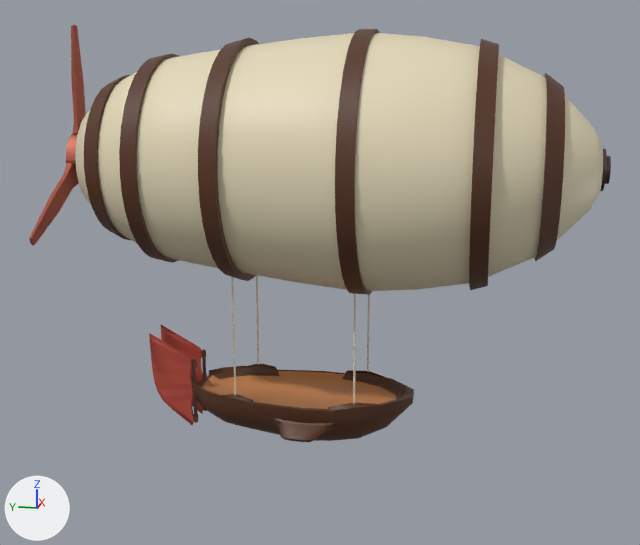
An edit to the Blender file Assets/WIP/Models/Airship/Airship.blend, drawn before and after from the same camera.
Both versions are drawn from a 50 mm camera at (-75.0, -18.3, 39.4) aimed at (0.1, -3.3, 20.6). The axes (+X, +Y, +Z) are drawn at lower left. The lights are the same throughout.

Names of what the first picture shows: 'Balloon', 'Fin1', 'Fin2', 'Propeller', 'Ship'.
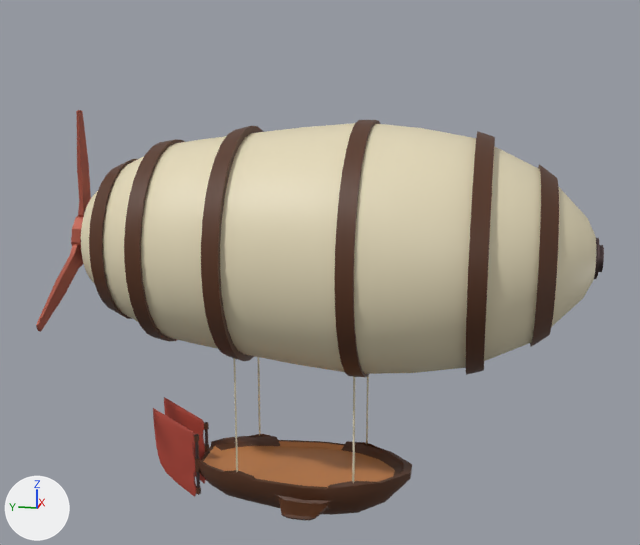
Where the newer file only moved an object's origin or applied its transform, the numbers keep the older frame.

Edits to the bpy script that builds the scene:
```text
Change me_cylinder_002:
    where me_cylinder_002.from_pydata(...)  # 1248 vertices, 1038 faces; spans x -1.12..1.12, y -1.12..1.12, z -1.06..1.24
    used by ob_balloon; location = (0.0, -1.81, 30.33); rotation_euler = (1.571, 0.0, 0.0), in degrees (90, 0, 0); scale = (9.87, 9.87, 20.4)
    me_cylinder_002 part 1: the whole mesh is moved by (0.0, -0.75, 0.0)
Change me_circle:
    used by ob_propeller; location = (-0.01, 18.7, 30.31); scale = (1.73, 1.73, 1.73)
    remove me_circle.from_pydata(...)  # 168 vertices, 156 faces, 12 loose edges; spans x -5.89..5.89, y -0.27..0.23, z -3.53..6.72
    add me_circle.from_pydata(...)  # 168 vertices, 156 faces, 12 loose edges; spans x -5.89..5.89, y -0.27..0.23, z -7.79..2.46
    me_circle part 2: 168 vertices removed from x -5.89..5.89, y -0.27..0.23, z -3.53..6.72; 168 vertices added at x -5.89..5.89, y -0.27..0.23, z -7.79..2.46
Change me_cylinder_009:
    where me_cylinder_009.from_pydata(...)  # 311 vertices, 284 faces; spans x -3.2..-0.6, y -1.4..26.3, z -1.2..1.8
    used by ob_fin1; location = (1.72, 8.21, 9.1); scale = (0.161, 0.161, 3.0)
    me_cylinder_009 part 3: the loose piece of 160 vertices spanning x -2.9..-0.9, y -0.9..1.1, z -1.0..1.0 is scaled about its middle by (0.161, 0.161, 3), then moved by (1.9, 0.2, 0.0)
    me_cylinder_009 part 4: the loose piece of 115 vertices spanning x -3.0..-0.8, y 1.3..26.3, z -1.2..1.8 is scaled about its middle by (0.161, 0.161, 3), then moved by (1.9, -11.4, 0.6)
Change me_cylinder_010:
    used by ob_fin2; location = (-1.5, 8.21, 9.1); scale = (0.161, 0.161, 3.0)
    remove me_cylinder_010.from_pydata(...)  # 311 vertices, 284 faces; spans x -0.8..1.8, y -1.4..26.3, z -1.2..1.8
    add me_cylinder_010.from_pydata(...)  # 312 vertices, 284 faces; spans x -0.2..0.2, y 0.0..4.4, z -3.4..5.4
    me_cylinder_010 part 5: the loose piece of 160 vertices spanning x -0.5..1.5, y -0.9..1.1, z -1.0..1.0 is scaled about its middle by (0.161, 0.161, 3), then moved by (-0.5, 0.2, 0.0)
    me_cylinder_010 part 6: the loose piece of 115 vertices spanning x -0.6..1.6, y 1.3..26.3, z -1.2..1.8 is scaled about its middle by (0.161, 0.161, 3), then moved by (-0.5, -11.4, 0.6)
    me_cylinder_010 part 7: a new loose piece of 13 vertices spanning x -0.2..0.2, y 0.0..0.5, z -0.7..0.7, in mat_wood (brown #57331d)
    me_cylinder_010 part 8: the loose piece of 12 vertices spanning x -0.8..1.8, y -1.4..1.6, z -0.2..0.2 is deleted
    me_cylinder_010 part 9: 24 vertices removed from x -0.8..1.8, y -1.4..1.6, z -1.0..1.0
Change me_cube_003:
    used by ob_ship; location = (-4.07, 3.52, 10.18); rotation_euler = (1.571, 0.0, 0.785), in degrees (90, 0, 45); scale = (0.0277, -0.277, 0.0277)
    remove me_cube_003.from_pydata(...)  # 627 vertices, 626 faces; spans x -313.0..270.0, y -40.0..19.0, z -62.0..520.0
    add me_cube_003.from_pydata(...)  # 627 vertices, 626 faces; spans x -7.0..7.0, y -10.0..10.0, z -6.0..11.0
    me_cube_003 part 10: the loose piece of 52 vertices spanning x 207.0..212.0, y -40.0..0.0, z 203.0..208.0 is multiplied about its middle by the matrix ((0.242, 0.0, -0.097), (0.097, 0.0, 0.242), (0.0, -0.261, 0.0)), then moved by (-214.0, 25.0, -201.0)
    me_cube_003 part 11: the loose piece of 52 vertices spanning x -67.0..-61.0, y -40.0..0.0, z 476.0..482.0 is multiplied about its middle by the matrix ((0.26, 0.0, -0.021), (0.021, 0.0, 0.26), (0.0, -0.261, 0.0)), then moved by (68.0, 25.0, -474.0)
    me_cube_003 part 12: the loose piece of 52 vertices spanning x -274.0..-269.0, y -40.0..0.0, z 269.0..274.0 is multiplied about its middle by the matrix ((0.239, 0.0, -0.104), (0.104, 0.0, 0.239), (0.0, -0.261, 0.0)), then moved by (268.0, 15.0, -266.0)
    me_cube_003 part 13: the loose piece of 52 vertices spanning x -3.0..3.0, y -40.0..0.0, z -3.0..3.0 is copied, and the copy is multiplied about its middle by the matrix ((0.021, 0.0, 0.018), (0.018, 0.0, -0.021), (0.0, -0.277, 0.0)), then moved by (4.0, 15.0, 5.0); it spans x 4.0, y -5.0, z -1.0..11.0
    me_cube_003 part 14: 2 vertices moved within x 2.0..3.0, y -7.0..4.0, z -4.0..-2.0; 467 vertices removed from x -313.0..270.0, y -40.0..19.0, z -62.0..520.0; 415 vertices added at x -7.0..7.0, y -10.0..10.0, z -6.0..-1.0
Change ob_fin1:
    ob_fin1.scale: (0.161, 0.161, 3.0) -> (1.0, 1.0, 1.0)
    ob_fin1.location: (1.72, 8.21, 9.1) -> (1.41, 7.99, 1.74)
Change ob_fin2:
    ob_fin2.scale: (0.161, 0.161, 3.0) -> (1.0, 1.0, 1.0)
    ob_fin2.location: (-1.5, 8.21, 9.1) -> (-1.41, 7.99, 1.74)
Change ob_ship:
    ob_ship.rotation_euler: (1.571, 0.0, 0.785) -> (0.0, 0.0, 0.0)  # degrees (90, 0, 45) -> degrees (0, 0, 0)
    ob_ship.scale: (0.0277, -0.277, 0.0277) -> (1.0, 1.0, 1.0)
    ob_ship.location: (-4.07, 3.52, 10.18) -> (0.0, -1.9, 3.36)
```

Pixel boxes (x1, y1, x2, y2) of what changed, in the pictures (640 x 545 px; the box of a moved part takes in the faces that stretch with it):
'Balloon', mesh moved: before (75, 29, 611, 295); after (81, 120, 604, 377)
'Ship', reshaped, moved, turned, rescaled: before (195, 275, 414, 442); after (198, 357, 412, 521)
'Fin2', reshaped, moved, rescaled: before (149, 333, 198, 425); after (153, 408, 201, 497)
'Propeller', reshaped: before (29, 25, 86, 246); after (36, 110, 91, 332)
'Fin1', reshaped, moved, rescaled: before (161, 325, 207, 413); after (164, 397, 209, 484)
part 3 of me_cylinder_009, moved or reshaped: before (202, 349, 206, 374); after (205, 422, 208, 446)
part 4 of me_cylinder_009, moved or reshaped: before (161, 325, 203, 413); after (164, 397, 206, 484)
part 5 of me_cylinder_010, moved or reshaped: before (192, 359, 198, 423); after (195, 434, 200, 495)
part 6 of me_cylinder_010, moved or reshaped: before (149, 333, 194, 425); after (153, 408, 197, 497)
part 7 of me_cylinder_010, added: after (195, 457, 200, 472)
part 8 of me_cylinder_010, deleted: before (192, 384, 198, 399)
part 9 of me_cylinder_010, deleted: before (191, 360, 198, 422)
part 10 of me_cube_003, moved or reshaped: before (256, 275, 259, 365); after (233, 358, 238, 472)
part 11 of me_cube_003, moved or reshaped: before (367, 295, 370, 372); after (257, 357, 261, 435)
part 12 of me_cube_003, moved or reshaped: before (353, 293, 356, 404); after (352, 376, 355, 483)
part 13 of me_cube_003, added: after (366, 376, 369, 444)
part 14 of me_cube_003, moved or reshaped: before (195, 276, 414, 442); after (198, 434, 412, 521)
